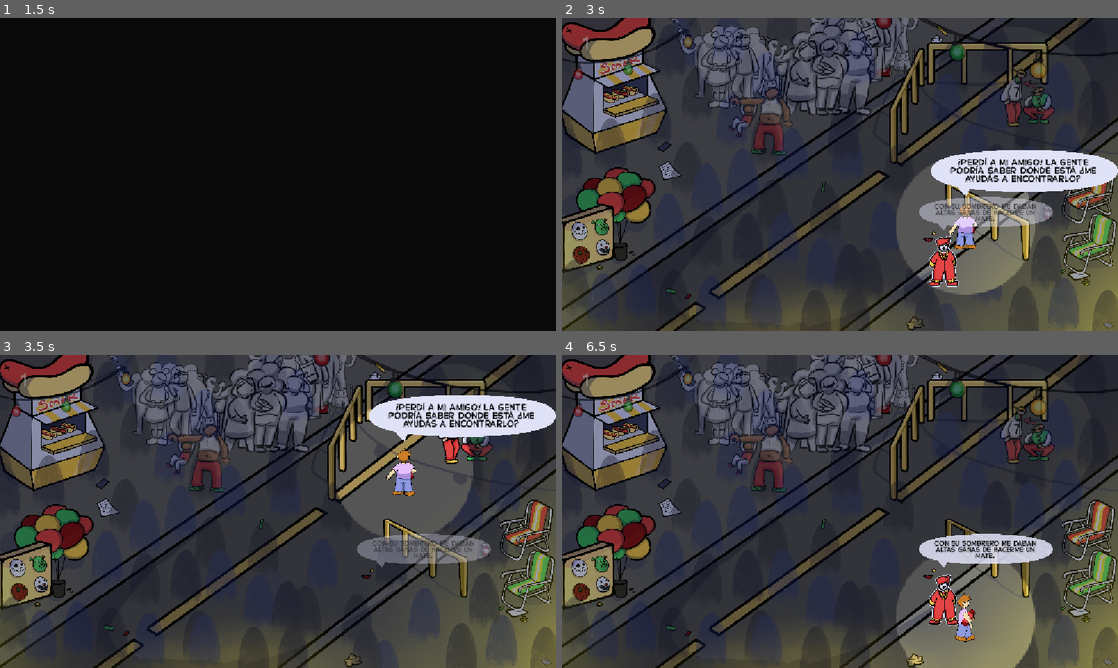
Above: before the commit, frames 1-4 (two rows, left to right).
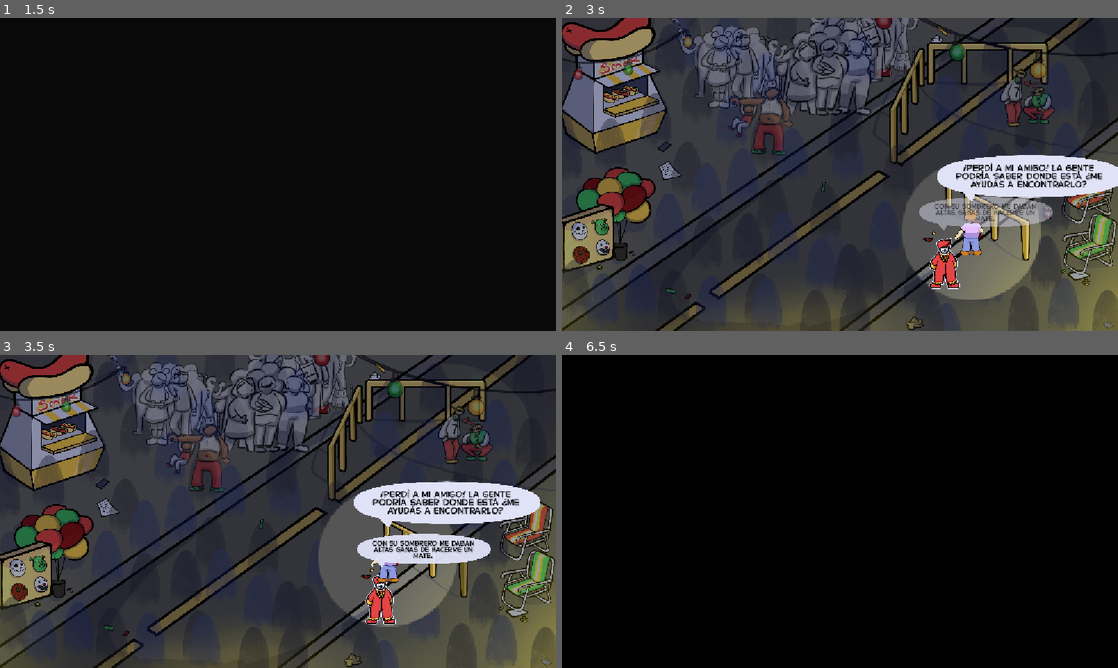
Above: after the commit, the same moments.

Repository: guille-bada/ggj-2026
Game: Godot game, scene res://Scenes/main_menu.tscn
Two runs of this game, one before a commit and one after it. Both use one fixed random seed, a clock stepped at 60 frames per second and the inputs below.
Inputs:
- Up to frame 1 (1.5 s): tap Enter at 0.5 s; hold D (Right) 0.53-1.28 s; hold S (Down) from 1.28 s (still down)
- Up to frame 2 (3 s): release S (Down) at 2.03 s; hold D (Right) 2.03-2.78 s; hold W (Up) from 2.78 s (still down)
- Up to frame 3 (3.5 s): keep holding W (Up)
- Up to frame 4 (6.5 s): release W (Up) at 3.53 s; hold A (Left) 3.53-5.03 s; hold S (Down) 5.03-5.78 s; hold D (Right) from 5.78 s (still down)

Frame 1 is identical in both runs. In frame 2, 4.7% of the frame differs, in the area x 3-100%, y 5-90%; in frame 3, 18%; in frame 4, 94%, in the area x 0-100%, y 0-100%.

Commit message:
Updated zone 1 collisions

Diff:
--- a/Scenes/Character.tscn
+++ b/Scenes/Character.tscn
@@ -245,9 +245,8 @@
 "speed": 5.0
 }]
 
-[sub_resource type="CapsuleShape2D" id="CapsuleShape2D_vdqda"]
-radius = 117.0
-height = 276.0
+[sub_resource type="RectangleShape2D" id="RectangleShape2D_a8x11"]
+size = Vector2(46, 98)
 
 [sub_resource type="CircleShape2D" id="CircleShape2D_4b18b"]
 radius = 2152.4458
@@ -266,9 +265,7 @@
 speed_scale = 0.5
 
 [node name="CollisionShape2D" type="CollisionShape2D" parent="." unique_id=426823844]
-position = Vector2(2.000001, 31.00003)
-scale = Vector2(0.165, 0.165)
-shape = SubResource("CapsuleShape2D_vdqda")
+shape = SubResource("RectangleShape2D_a8x11")
 
 [node name="Area2D" type="Area2D" parent="." unique_id=1466619867]
 scale = Vector2(0.165, 0.165)
--- a/Scenes/zone_1.tscn
+++ b/Scenes/zone_1.tscn
@@ -20,14 +20,38 @@
 [ext_resource type="PackedScene" uid="uid://2ywuof63rfbw" path="res://Scenes/FogOfWar.tscn" id="15_86pxw"]
 [ext_resource type="Texture2D" uid="uid://d31crmcb33q8r" path="res://Art/circle 2.png" id="16_cm7sq"]
 
+[sub_resource type="RectangleShape2D" id="RectangleShape2D_d1b3w"]
+size = Vector2(211, 55.70021)
+
+[sub_resource type="RectangleShape2D" id="RectangleShape2D_h063w"]
+size = Vector2(54, 55.70021)
+
+[sub_resource type="RectangleShape2D" id="RectangleShape2D_63vam"]
+size = Vector2(19.704918, 137.57248)
+
+[sub_resource type="RectangleShape2D" id="RectangleShape2D_y1dqb"]
+size = Vector2(298.93335, 498)
+
 [sub_resource type="RectangleShape2D" id="RectangleShape2D_qxdmk"]
-size = Vector2(574.24243, 498)
-
-[sub_resource type="RectangleShape2D" id="RectangleShape2D_63vam"]
-size = Vector2(227.5, 132.5231)
+size = Vector2(898.01996, 427.5)
+
+[sub_resource type="RectangleShape2D" id="RectangleShape2D_8ths1"]
+size = Vector2(151.2969, 413)
 
 [sub_resource type="RectangleShape2D" id="RectangleShape2D_8kvg6"]
-size = Vector2(298, 259)
+size = Vector2(71.5, 149)
+
+[sub_resource type="RectangleShape2D" id="RectangleShape2D_l2oda"]
+size = Vector2(104.75, 110.5)
+
+[sub_resource type="RectangleShape2D" id="RectangleShape2D_ahvge"]
+size = Vector2(194.13919, 19.091797)
+
+[sub_resource type="RectangleShape2D" id="RectangleShape2D_5wpgb"]
+size = Vector2(159, 61)
+
+[sub_resource type="RectangleShape2D" id="RectangleShape2D_clk0c"]
+size = Vector2(206, 78)
 
 [sub_resource type="Theme" id="Theme_clk0c"]
 default_font = ExtResource("11_5wpgb")
@@ -35,9 +59,6 @@
 [sub_resource type="LabelSettings" id="LabelSettings_l2oda"]
 font_color = Color(0, 0, 0, 1)
 shadow_color = Color(0, 0, 0, 0.1764706)
-
-[sub_resource type="LabelSettings" id="LabelSettings_ss133"]
-font_size = 32
 
 [node name="Zone_1" type="Node2D" unique_id=837564778 node_paths=PackedStringArray("npc_positions", "character", "audio_player")]
 script = ExtResource("1_7snvs")
@@ -78,32 +99,62 @@
 scale = Vector2(0.53784925, 0.53784925)
 texture = ExtResource("12_8kvg6")
 
-[node name="StaticBody2D" type="StaticBody2D" parent="assets" unique_id=2078025797]
-
-[node name="CollisionShape2D" type="CollisionShape2D" parent="assets/StaticBody2D" unique_id=2116990777]
-position = Vector2(351, 36)
-scale = Vector2(1.3199999, 1)
-shape = SubResource("RectangleShape2D_qxdmk")
-
-[node name="StaticBody2D2" type="StaticBody2D" parent="assets" unique_id=1071407683]
-
-[node name="CollisionShape2D" type="CollisionShape2D" parent="assets/StaticBody2D2" unique_id=1055441800]
-position = Vector2(933.5, 114.499985)
+[node name="CollisionBoxes" type="StaticBody2D" parent="assets" unique_id=1895493900]
+
+[node name="CollisionShape2D8" type="CollisionShape2D" parent="assets/CollisionBoxes" unique_id=907449373]
+position = Vector2(955, 40.875004)
+scale = Vector2(2, 1.7280005)
+shape = SubResource("RectangleShape2D_d1b3w")
+
+[node name="CollisionShape2D11" type="CollisionShape2D" parent="assets/CollisionBoxes" unique_id=957849698]
+position = Vector2(961, 108)
+scale = Vector2(2, 1.7280005)
+shape = SubResource("RectangleShape2D_h063w")
+
+[node name="CollisionShape2D7" type="CollisionShape2D" parent="assets/CollisionBoxes" unique_id=1055441800]
+position = Vector2(723.15515, 112.371765)
+rotation = 0.3018939
 scale = Vector2(2, 1.7280005)
 shape = SubResource("RectangleShape2D_63vam")
 
-[node name="StaticBody2D3" type="StaticBody2D" parent="assets" unique_id=1895493900]
-
-[node name="CollisionShape2D" type="CollisionShape2D" parent="assets/StaticBody2D3" unique_id=2005380092]
-position = Vector2(1006, 440.5)
+[node name="CollisionShape2D6" type="CollisionShape2D" parent="assets/CollisionBoxes" unique_id=1474340396]
+position = Vector2(95.499954, -54)
+scale = Vector2(0.8195809, 1)
+shape = SubResource("RectangleShape2D_y1dqb")
+
+[node name="CollisionShape2D9" type="CollisionShape2D" parent="assets/CollisionBoxes" unique_id=1888780684]
+position = Vector2(369.99997, -88.75)
+scale = Vector2(0.8195809, 1)
+shape = SubResource("RectangleShape2D_qxdmk")
+
+[node name="CollisionShape2D10" type="CollisionShape2D" parent="assets/CollisionBoxes" unique_id=1889476399]
+position = Vector2(411, -8)
+scale = Vector2(0.8195809, 1)
+shape = SubResource("RectangleShape2D_8ths1")
+
+[node name="CollisionShape2D" type="CollisionShape2D" parent="assets/CollisionBoxes" unique_id=2005380092]
+position = Vector2(1118.75, 374.5)
 shape = SubResource("RectangleShape2D_8kvg6")
 
-[node name="CollisionShape2D2" type="CollisionShape2D" parent="assets/StaticBody2D3" unique_id=1976887421]
-position = Vector2(59, 428)
-shape = SubResource("RectangleShape2D_8kvg6")
+[node name="CollisionShape2D4" type="CollisionShape2D" parent="assets/CollisionBoxes" unique_id=1687923117]
+position = Vector2(1088.625, 394.75)
+shape = SubResource("RectangleShape2D_l2oda")
+
+[node name="CollisionShape2D5" type="CollisionShape2D" parent="assets/CollisionBoxes" unique_id=2015725037]
+position = Vector2(881.8999, 386.2763)
+rotation = 0.4657099
+shape = SubResource("RectangleShape2D_ahvge")
+
+[node name="CollisionShape2D2" type="CollisionShape2D" parent="assets/CollisionBoxes" unique_id=1976887421]
+position = Vector2(60.5, 414.5)
+shape = SubResource("RectangleShape2D_5wpgb")
+
+[node name="CollisionShape2D3" type="CollisionShape2D" parent="assets/CollisionBoxes" unique_id=912446962]
+position = Vector2(84, 351)
+shape = SubResource("RectangleShape2D_clk0c")
 
 [node name="Character" parent="." unique_id=967131426 instance=ExtResource("3_2xp0k")]
-position = Vector2(290, 541)
+position = Vector2(290, 542)
 
 [node name="TextureRect" type="TextureRect" parent="Character" unique_id=1096181352]
 z_index = 1
@@ -137,14 +188,6 @@
 autowrap_mode = 3
 metadata/_edit_use_anchors_ = true
 
-[node name="Label" type="Label" parent="." unique_id=1610399105]
-offset_left = 43.0
-offset_top = 38.0
-offset_right = 83.0
-offset_bottom = 83.0
-text = "1"
-label_settings = SubResource("LabelSettings_ss133")
-
 [node name="Npc_positions" type="Node2D" parent="." unique_id=780772487]
 
 [node name="Npc" parent="Npc_positions" unique_id=1133381282 node_paths=PackedStringArray("fog_of_war") instance=ExtResource("3_uflgu")]
@@ -160,8 +203,8 @@
 fog_of_war = NodePath("../../FogOfWar")
 
 [node name="to_zone_2" parent="." unique_id=1673277274 instance=ExtResource("1_e6tpv")]
-position = Vector2(-52, 458)
-scale = Vector2(1, 5.924799)
+position = Vector2(-52, 401.00003)
+scale = Vector2(1, 7.724799)
 zone = 2
 
 [node name="to_zone_3" parent="." unique_id=646349785 instance=ExtResource("1_e6tpv")]
@@ -177,6 +220,7 @@
 
 [node name="player_spawn_zone_2" type="Node2D" parent="." unique_id=1509522170]
 position = Vector2(-26, 600)
+scale = Vector2(1e-05, inf_neg)
 script = ExtResource("6_hnd26")
 direction = 3
 zone_from = 2
--- a/project.godot
+++ b/project.godot
@@ -25,7 +25,6 @@
 
 [display]
 
-window/size/mode=4
 window/size/resizable=false
 window/stretch/mode="canvas_items"
 window/stretch/aspect="keep_width"
